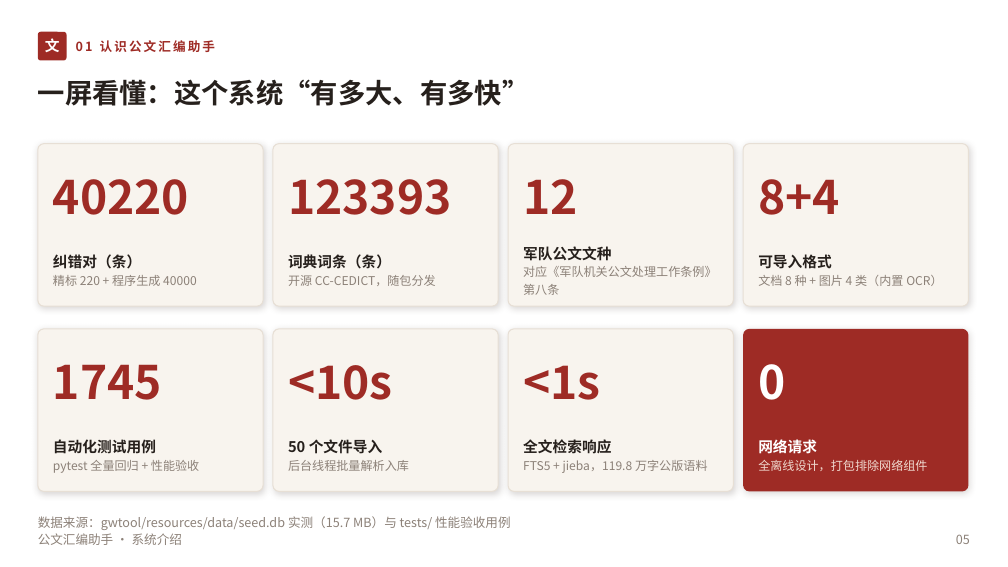
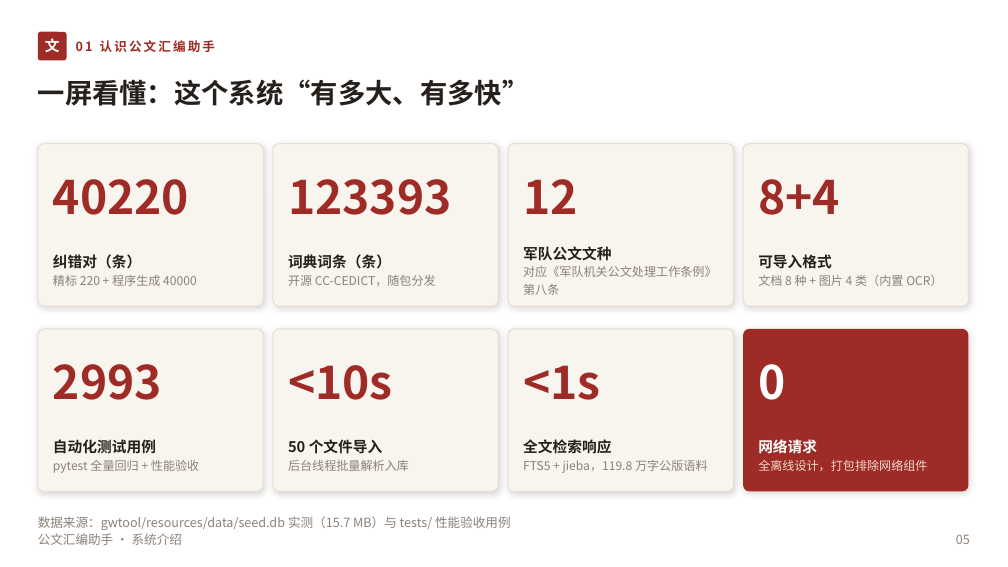
Before and after one commit to lzh745200/gwtool, a slide deck: slide 5 of doc/公文汇编助手-系统介绍.pptx. Drawn at 1008x567 pixels with LibreOffice and Linux fonts; fonts in the diff are those of the drawing. Boxes give left, top, right and bottom in pixels: in the first picture for what was removed or moved away, otherwise in the second. Text is boxed around its words. In the diff, an @@ line names an element or a change of style, - is before the commit and + after.

```diff
--- a/doc/公文汇编助手-系统介绍.pptx
+++ b/doc/公文汇编助手-系统介绍.pptx
@@ text at (x1=53, y1=364, x2=162, y2=400): text changed @@
-1745
+2993
```
Also in this commit, not shown: 7 other slides changed, 38 other files.
